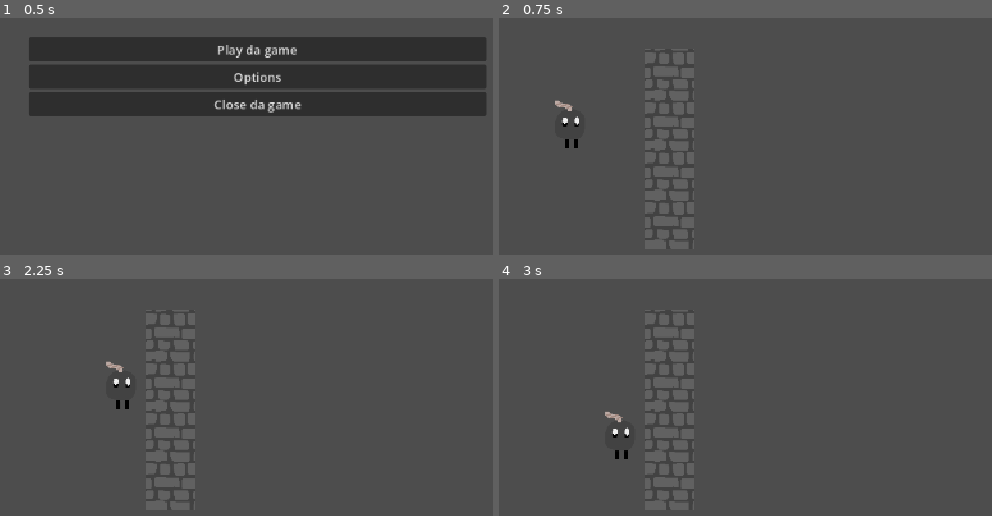
Above: before the commit, frames 1-4 (two rows, left to right).
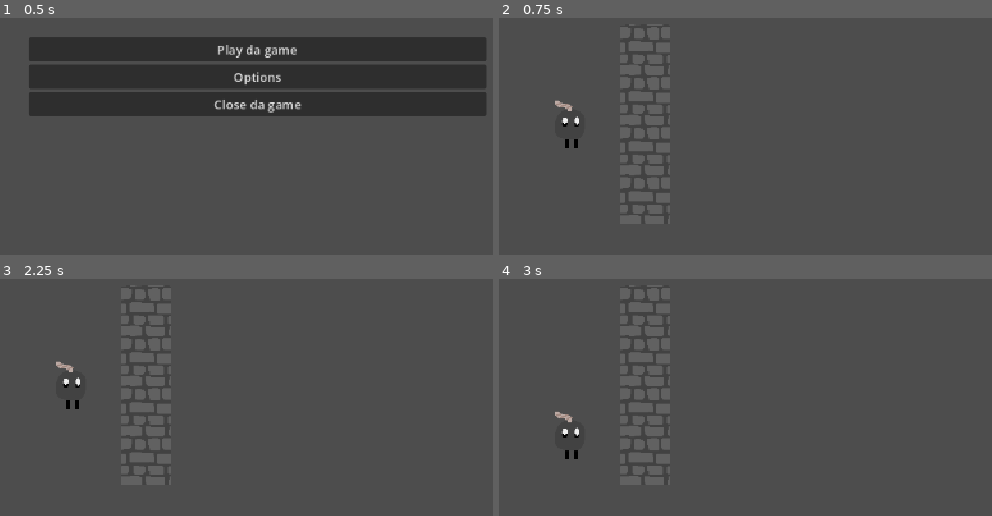
Above: after the commit, the same moments.

Repository: SupersonicCrab/GMTK2026
Game: Godot game, scene res://scenes/menus/main_menu.tscn
Same seed, same stepped clock (60 frames per second), same inputs: the game is played once before the commit and once after it.
Inputs:
- Up to frame 1 (0.5 s): no input
- Up to frame 2 (0.75 s): click "Play da game" at 0.5 s
- Up to frame 3 (2.25 s): tap Enter at 1.25 s; hold D (MoveRight) 1.28-2.03 s; tap Space (Explode) at 1.35, 2, 2.1 s; hold S (MoveDown) from 2.03 s (still down)
- Up to frame 4 (3 s): tap Enter at 2.75 s; release S (MoveDown) at 2.78 s; hold D (MoveRight) from 2.78 s (still down); tap Space (Explode) at 2.85 s

Frame 1 is identical in both runs. In frame 2, 1.4% of the frame differs, in the area x 29-35%, y 13-87%; in frame 3, 2.1%, in the area x 11-35%, y 13-87%; in frame 4, 2.1%.

Commit message:
Update destructable_wall.tscn

Diff:
--- a/GodotProject/gmtk-2026/scenes/objects/destructable_wall.tscn
+++ b/GodotProject/gmtk-2026/scenes/objects/destructable_wall.tscn
@@ -17,11 +17,10 @@
 size = Vector2(64, 64)
 
 [node name="DestructableWall" type="Area2D" unique_id=820501119]
+collision_layer = 3
 
 [node name="AnimatedSprite2D" type="AnimatedSprite2D" parent="." unique_id=1315733269]
-position = Vector2(32, 32)
 sprite_frames = SubResource("SpriteFrames_dgbkm")
 
 [node name="CollisionShape2D" type="CollisionShape2D" parent="." unique_id=1048877618]
-position = Vector2(32, 32)
 shape = SubResource("RectangleShape2D_dgbkm")
